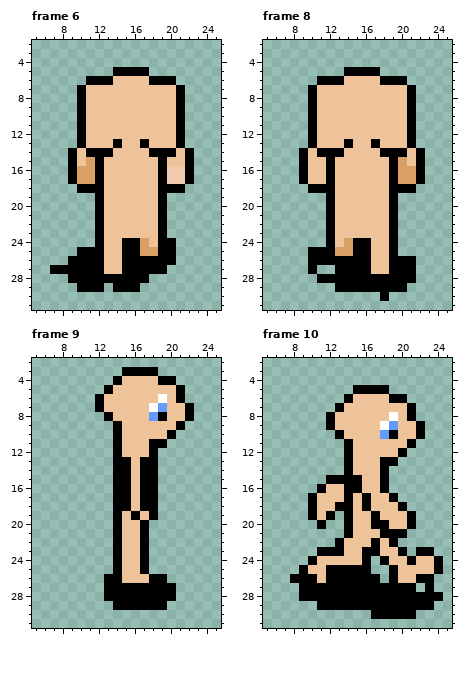
Pixel-art file: Assets/Art/Sprites/TestSprite.aseprite. This is how it looked before the edit.
32x32 pixels, 24 frames. Pixels under 10% opacity are left out. Colours within 5 levels of each other are drawn and written as one. Shown: frame 6: x 5..25, y 2..31; frame 8: x 5..25, y 2..31; frame 9: x 5..25, y 2..31; frame 10: x 5..25, y 2..31. The commit also changed other frames, which this record leaves out.
The result:
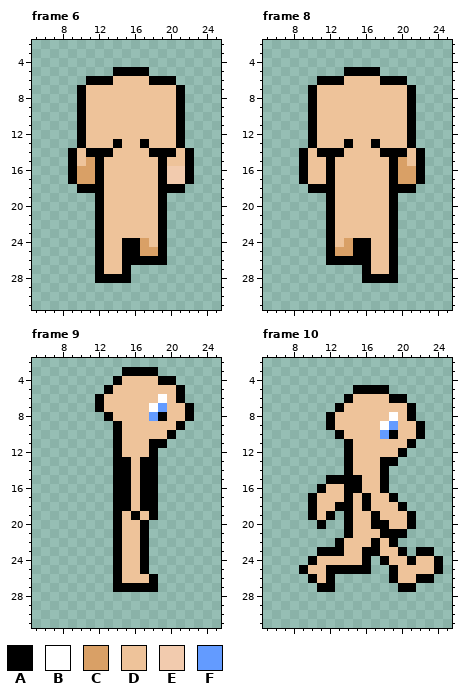
Palette (. is transparent): A #000000  B #ffffff  C #d9a066  D #eec39a  E #f2cbae  F #639bff
Diff:
layer "Shadow" now hidden
Frame 6:
y 24: x 20 A -> .
y 25: x 10..11 AA -> ..; x 20 A -> .
y 26: x 9..11 AAA -> ...; x 20 A -> .
y 27: x 7..11 AAAAA -> .....; x 16..19 AAAA -> ....
y 28: x 9..11 AAA -> ...; x 16..17 AA -> ..
y 29: x 10..12 AAA -> ...; x 14..16 AAA -> ...
Frame 8:
y 25: x 10..11 AA -> ..
y 26: x 10..11 AA -> ..; x 20..21 AA -> ..
y 27: x 10 A -> .; x 13..15 AAA -> ...; x 20..21 AA -> ..
y 28: x 11..15 AAAAA -> .....; x 20..21 AA -> ..
y 29: x 13..20 AAAAAAAA -> ........
y 30: x 18 A -> .
Frame 9:
y 26: x 13 A -> .; x 19 A -> .
y 27: x 13 A -> .; x 19..20 AA -> ..
y 28: x 13..20 AAAAAAAA -> ........
y 29: x 14..19 AAAAAA -> ......
Frame 10:
y 26: x 8..9 AA -> ..; x 13..17 AAAAA -> .....
y 27: x 9..10 AA -> ..; x 13..19 AAAAAAA -> .......; x 23 A -> .
y 28: x 9..24 AAAAAAAAAAAAAAAA -> ................
y 29: x 11..23 AAAAAAAAAAAAA -> .............
y 30: x 17..21 AAAAA -> .....
Changed places in both pictures, as pixel boxes (x1, y1, x2, y2):
erased: (50, 238, 176, 292)
erased: (308, 247, 416, 301)
erased: (104, 574, 176, 610)
erased: (290, 574, 443, 619)
